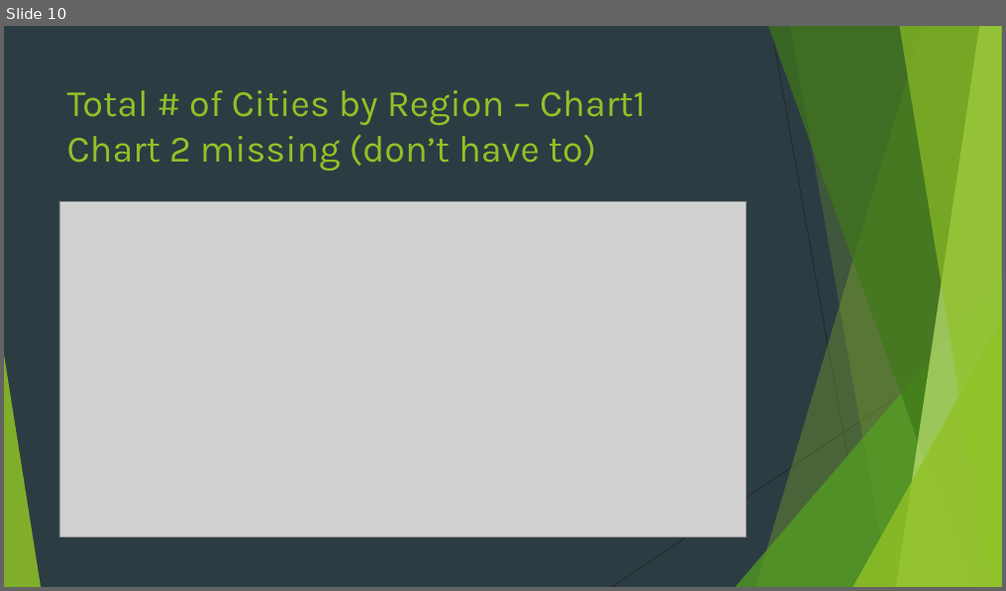
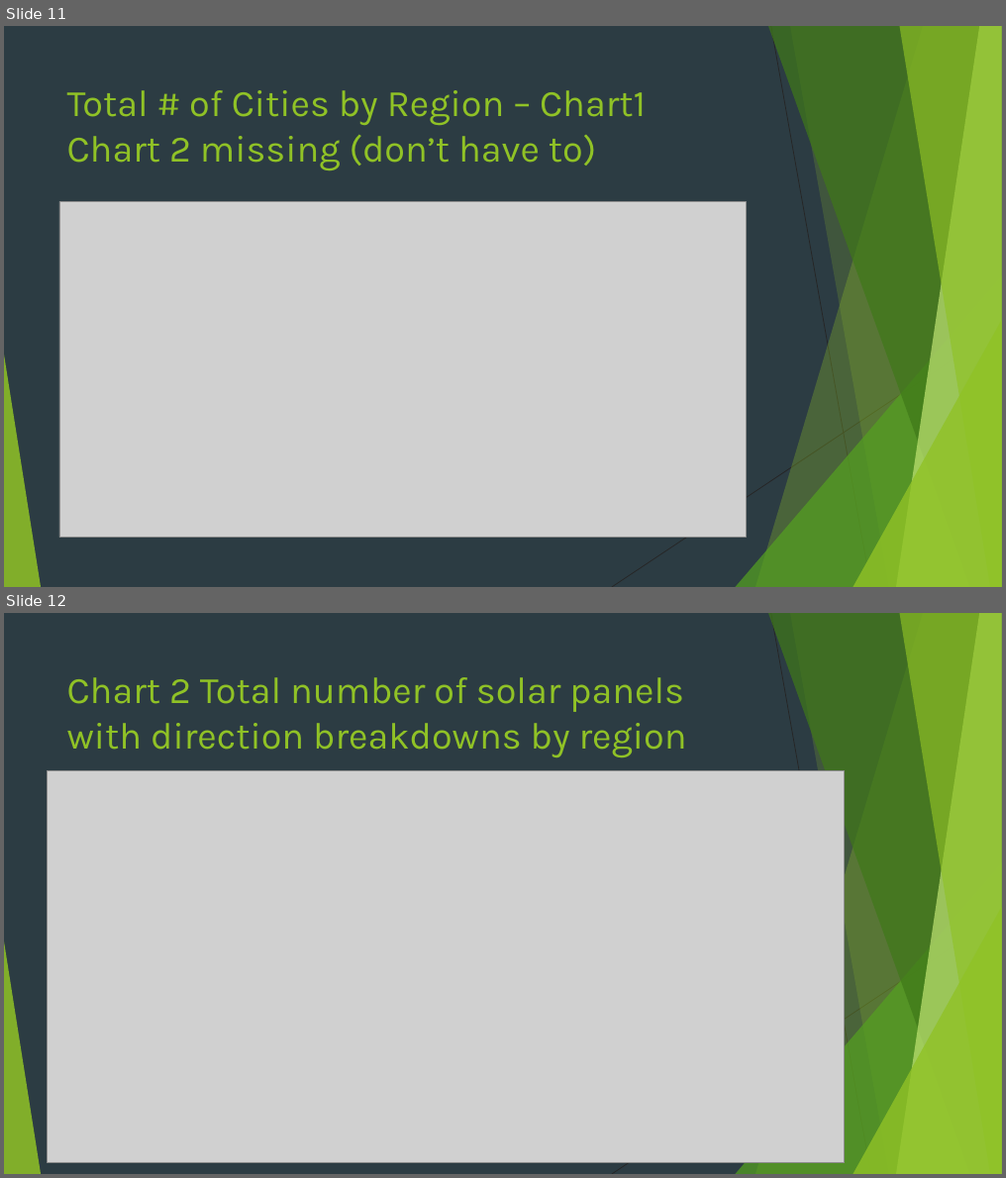
Before and after one commit to breardon7/6101-GroupProjects, a slide deck: 6101 Group Project New Version_Jichong_3.20.pptx. Shown one above the other, each under a label of ours: slide 10 before the commit, slides 11 and 12 after it. The pictures are 1006x591 and 1006x1178 pixels, drawn with LibreOffice and Linux fonts; fonts in the diff are those of the drawing; grey boxes stand for pictures. Boxes give left, top, right and bottom in pixels: in the first picture for what was removed or moved away, otherwise in the second. Text is boxed around its words. In the diff, an @@ line names an element or a change of style, - is before the commit and + after.

```diff
--- a/6101 Group Project New Version_Jichong_3.20.pptx
+++ b/6101 Group Project New Version_Jichong_3.20.pptx
@@ slide 12 added at [4,613,1002,1174], background #2C3C43; not listed: 10 template elements that a slide beside it also shows @@
@@ title added at [67,677,687,758], 36 pt, text #90C226 @@
+Chart 2 Total number of solar panels with direction breakdowns by region
@@ picture added at [47,771,845,1163] @@
@@ what was slide 10 is now slide 11 @@
```
Also in this commit, not shown: 4 slides changed, 1 other slide added, 1 slide removed, 2 other files.
